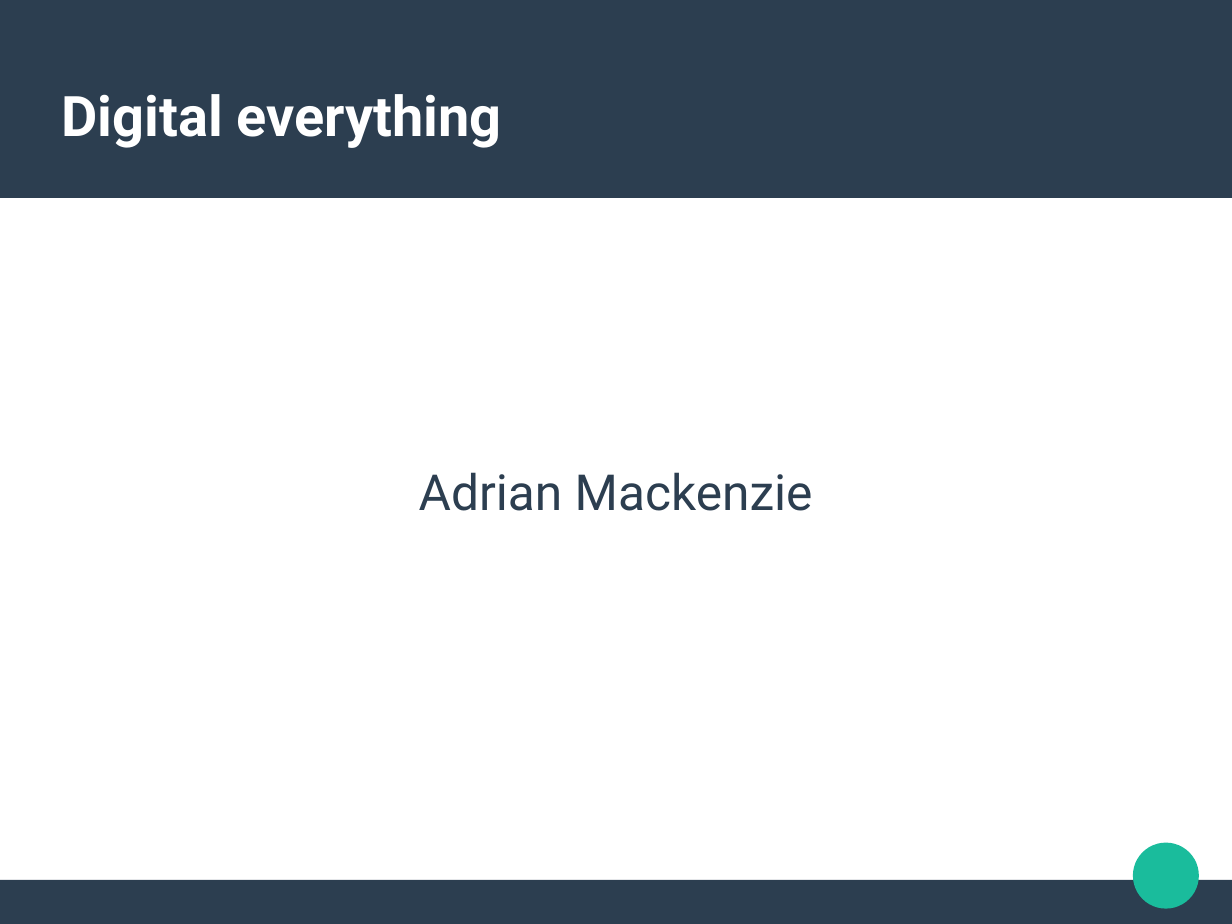
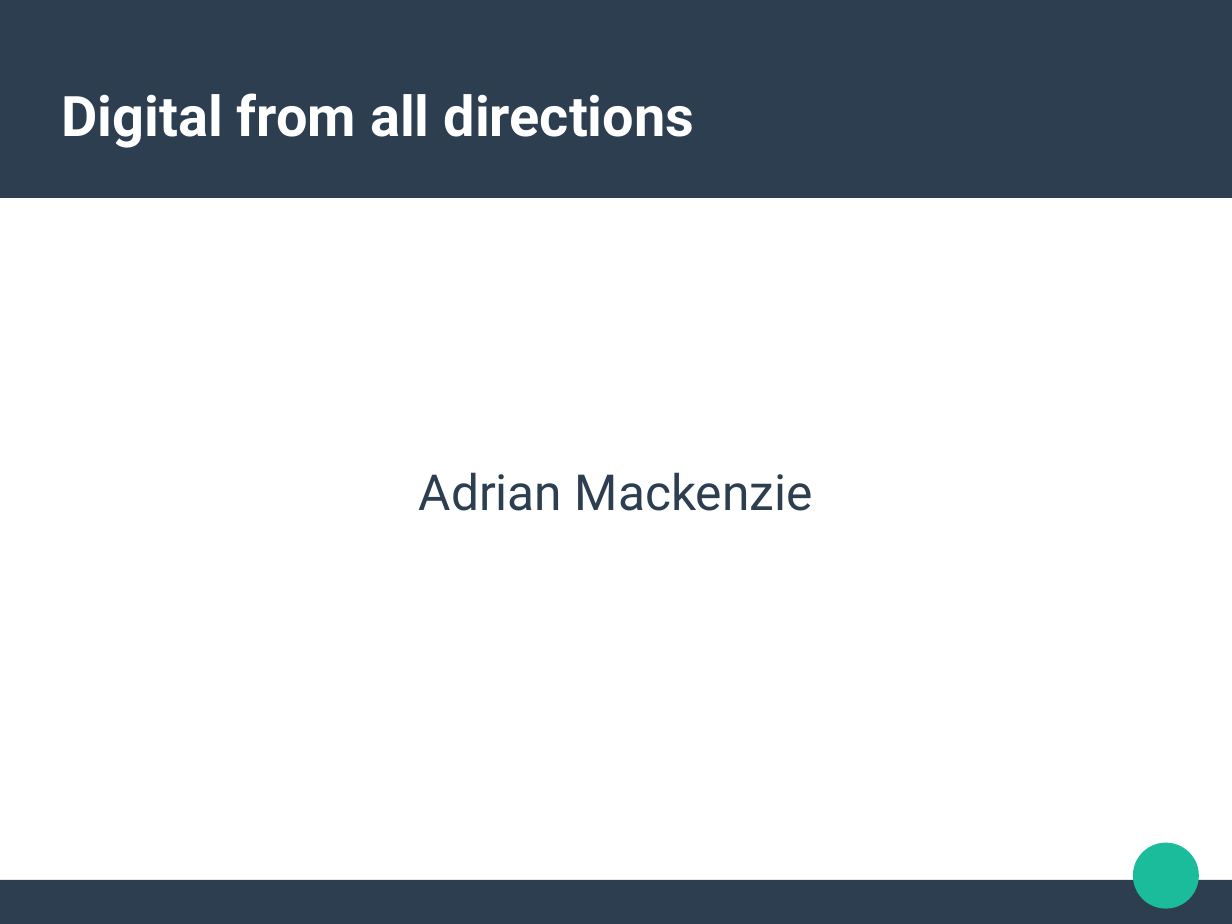
Before and after one commit to rian39/digital_ethics, a slide deck: slide 1 of digital_ethics_slides.odp. Drawn at 1232x924 pixels with LibreOffice and Linux fonts; fonts in the diff are those of the drawing. Boxes give left, top, right and bottom in pixels: in the first picture for what was removed or moved away, otherwise in the second. Text is boxed around its words. In the diff, an @@ line names an element or a change of style, - is before the commit and + after.

```diff
--- a/digital_ethics_slides.odp
+++ b/digital_ethics_slides.odp
@@ title at box(62, 93, 695, 148): text changed @@
-Digital everything
+Digital from all directions
```
Also in this commit, not shown: 3 other slides changed, 7 slides added, 3 slides removed, 1 other file.
